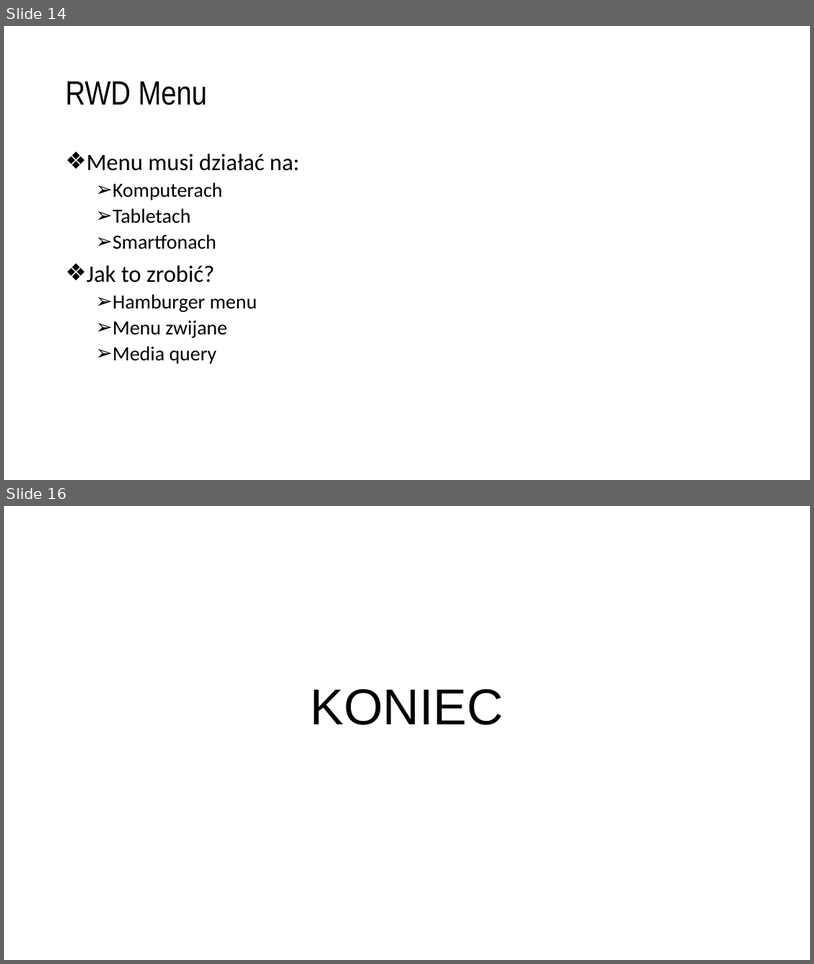
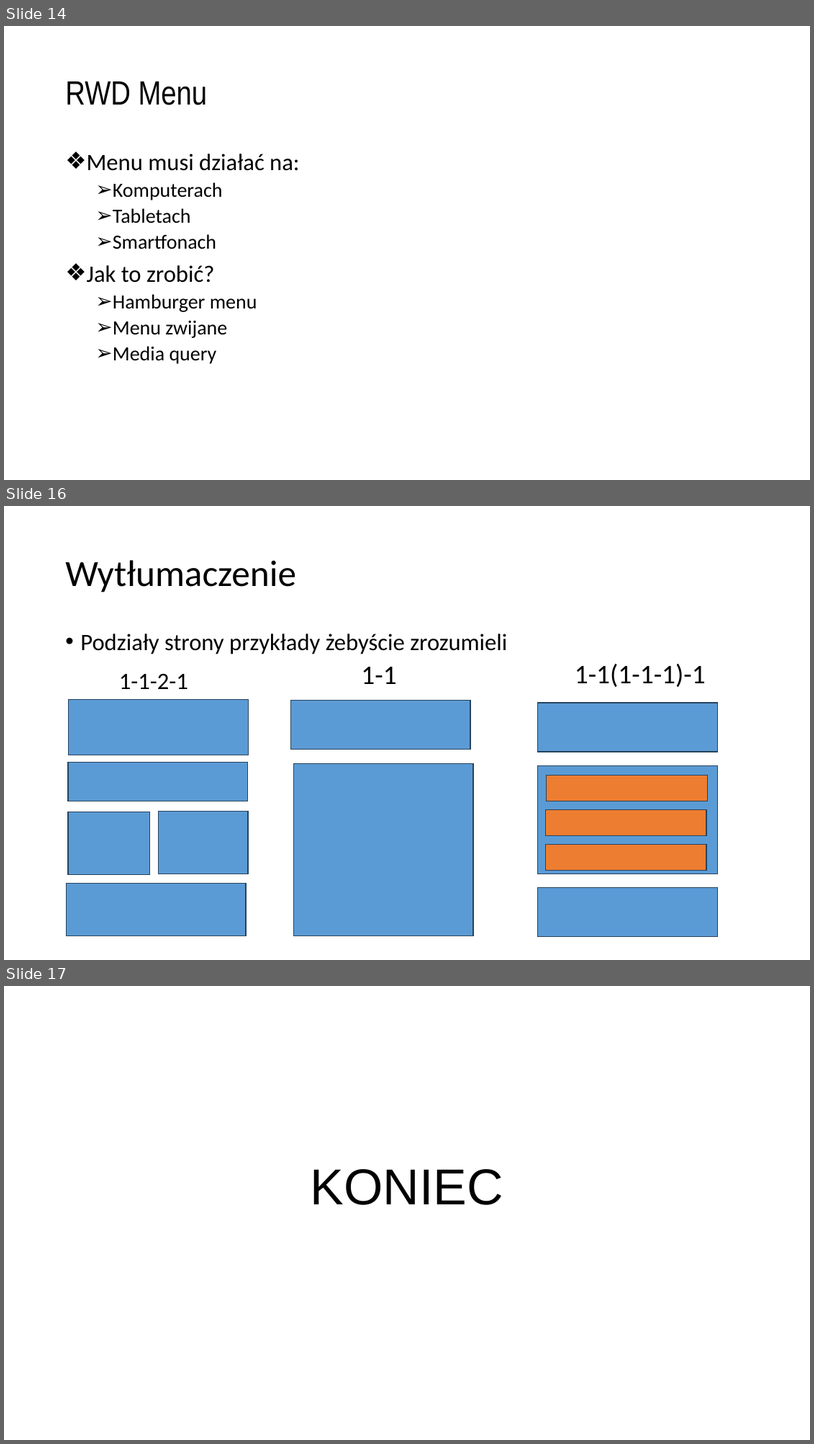
Before and after one commit to magonnnn/Projekty-akis, a slide deck: MENU.pptx. Shown one above the other, each under a label of ours: slides 14 and 16 before the commit, slides 14, 16 and 17 after it; the slides between them are not shown. The pictures are 814x964 and 814x1444 pixels, drawn with LibreOffice and Linux fonts; fonts in the diff are those of the drawing. Boxes give left, top, right and bottom in pixels: in the first picture for what was removed or moved away, otherwise in the second. Text is boxed around its words. In the diff, an @@ line names an element or a change of style, - is before the commit and + after.

```diff
--- a/MENU.pptx
+++ b/MENU.pptx
@@ slide 16 added at (4, 506, 810, 960), background #FFFFFF @@
@@ title added at (65, 560, 296, 592), 44 pt, text #000000 @@
+Wytłumaczenie
@@ text added at (80, 633, 507, 654), 28 pt, text #000000 @@
+• Podziały strony przykłady żebyście zrozumieli
@@ text added at (119, 673, 188, 689), 28 pt, text #000000 @@
+1-1-2-1
@@ text added at (361, 667, 396, 684), 32 pt, text #000000 @@
+1-1
@@ text added at (575, 664, 706, 687), 32 pt, text #000000 @@
+1-1(1-1-1)-1
@@ rectangle added at (69, 699, 248, 754), fill #5B9BD5, outline #28445D 1 pt @@
@@ rectangle added at (291, 700, 471, 749), fill #5B9BD5, outline #28445D 1 pt @@
@@ rectangle added at (538, 703, 718, 752), fill #5B9BD5, outline #28445D 1 pt @@
@@ rectangle added at (68, 762, 248, 800), fill #5B9BD5, outline #28445D 1 pt @@
@@ rectangle added at (293, 764, 473, 936), fill #5B9BD5, outline #28445D 1 pt @@
@@ rectangle added at (538, 765, 718, 874), fill #5B9BD5, outline #28445D 1 pt @@
@@ rectangle added at (547, 775, 707, 800), fill #ED7D31, outline #28445D 1 pt @@
@@ rectangle added at (68, 811, 149, 874), fill #5B9BD5, outline #28445D 1 pt @@
@@ rectangle added at (158, 811, 248, 874), fill #5B9BD5, outline #28445D 1 pt @@
@@ rectangle added at (546, 810, 707, 836), fill #ED7D31, outline #28445D 1 pt @@
@@ rectangle added at (546, 844, 707, 870), fill #ED7D31, outline #28445D 1 pt @@
@@ rectangle added at (67, 883, 246, 936), fill #5B9BD5, outline #28445D 1 pt @@
@@ rectangle added at (538, 887, 718, 936), fill #5B9BD5, outline #28445D 1 pt @@
@@ what was slide 16 is now slide 17 @@
```
Also in this commit, not shown: 1 slide changed.
